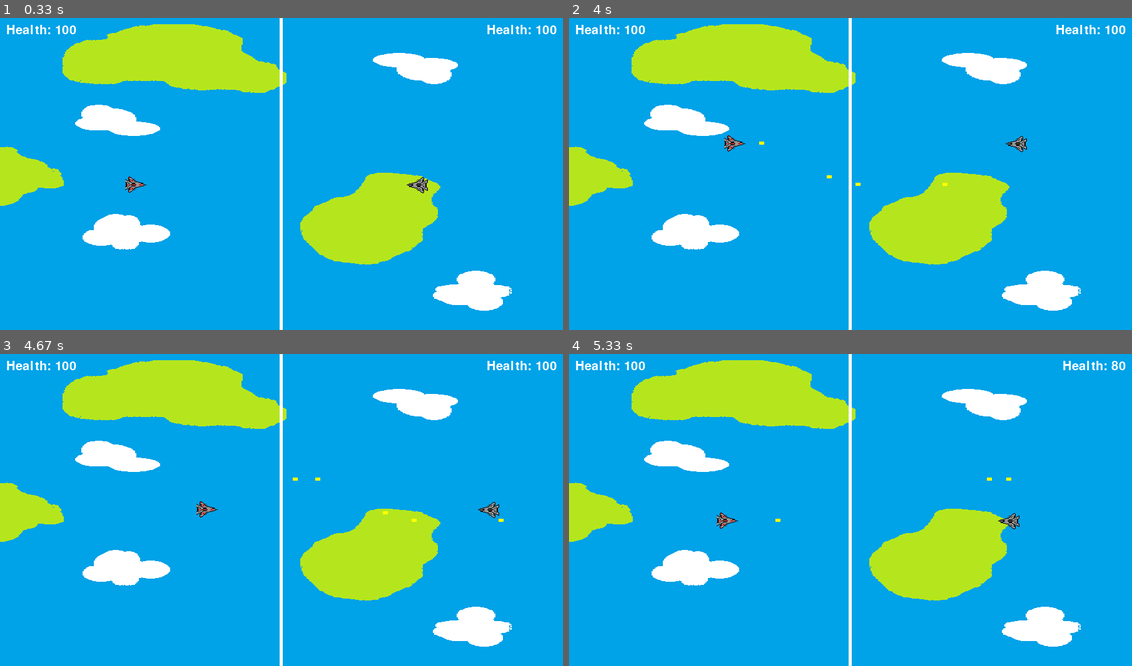
Above: before the commit, frames 1-4 (two rows, left to right).
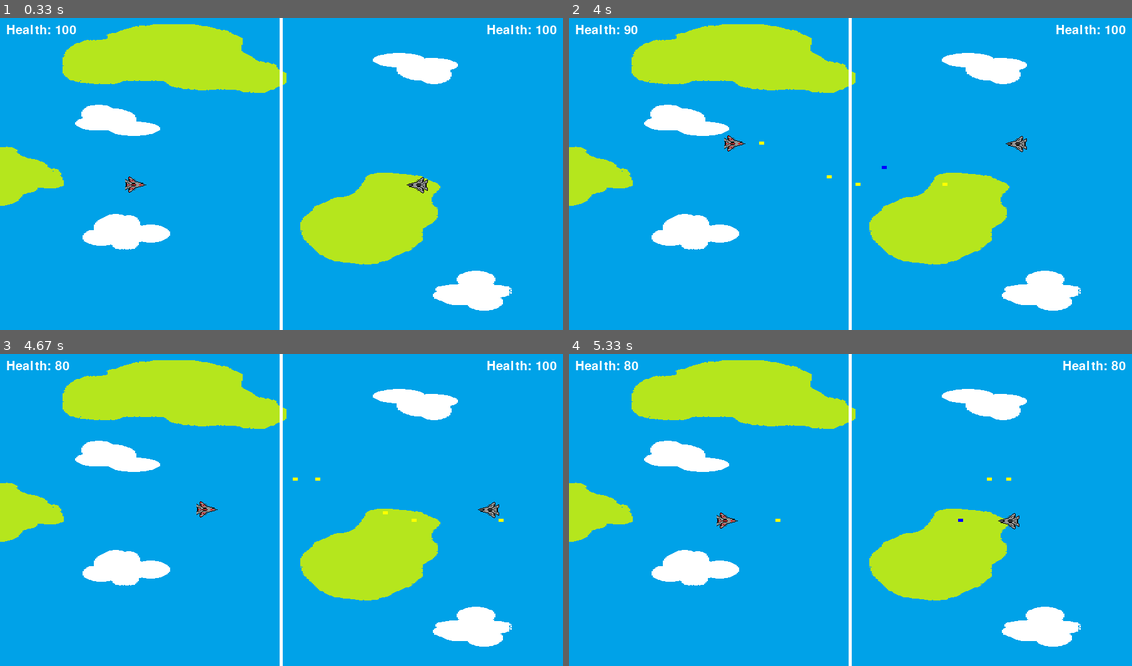
Above: after the commit, the same moments.

Repository: AmishMoses/PyGames
Game: pygame game, started from JetFighter/JetFighterMain.py
The game is run twice, just before and just after one commit, with the same random seed, the same clock (stepped at 60 frames per second) and the same inputs.
Inputs:
- Up to frame 1 (0.33 s): no input
- Up to frame 2 (4 s): tap Right Ctrl at 0.33, 0.82, 2.15, 3.48 s; hold Right 0.67-1.13 s; hold D 0.67-1.13 s; tap Ctrl at 0.73, 1.03, 1.23, 1.57, 1.87, 2.07, 2.37, 2.63, 2.97, 3.27, 3.4, 3.8 s; hold Up 1.17-1.47 s; hold W 1.17-1.47 s; hold Right 1.5-1.97 s; hold D 1.5-1.97 s; hold Left 2-2.53 s; hold A 2-2.53 s; hold Down 2.57-2.87 s; hold S 2.57-2.87 s; hold Left 2.9-3.3 s; hold A 2.9-3.3 s; hold Up 3.33-3.7 s; hold W 3.33-3.7 s; hold Right from 3.73 s (still down); hold D from 3.73 s (still down)
- Up to frame 3 (4.67 s): tap Ctrl at 4.1, 4.47 s; release Right at 4.37 s; release D at 4.37 s; hold Down from 4.4 s (still down); hold S from 4.4 s (still down)
- Up to frame 4 (5.33 s): release Down at 4.77 s; release S at 4.77 s; hold Left 4.8-5.27 s; hold A 4.8-5.27 s; tap Ctrl at 4.87, 5.17 s; tap Right Ctrl at 4.95 s; hold Right from 5.3 s (still down); hold D from 5.3 s (still down)

Frame 1 is identical in both runs. In frame 2, less than 0.1% of the frame differs, in the area x 9-57%, y 2-49%; in frame 3, less than 0.1%; in frame 4, less than 0.1%, in the area x 9-70%, y 2-54%.

Commit message:
Fixed the Player 2 error. I had the syntax wrong with blue.x + blue.y instead of blue.x, blue.y. All works as expected

Diff:
--- a/JetFighter/JetFighterMain.py
+++ b/JetFighter/JetFighterMain.py
@@ -133,8 +133,8 @@
         #This is how the left jet will fire
                     BULLET_FIRE_SOUND.play()
 
-                if event.key == pygame.K_m and len(blue_bullets) < BULLET_NUMBER:
-                    bullet = pygame.Rect(blue.x + blue.y + blue.height//2 -2, 8, 5)
+                if event.key == pygame.K_RCTRL and len(blue_bullets) < BULLET_NUMBER:
+                    bullet = pygame.Rect(blue.x , blue.y + blue.height//2 -2, 8, 5)
                     blue_bullets.append(bullet)
                     BULLET_FIRE_SOUND.play()
 
